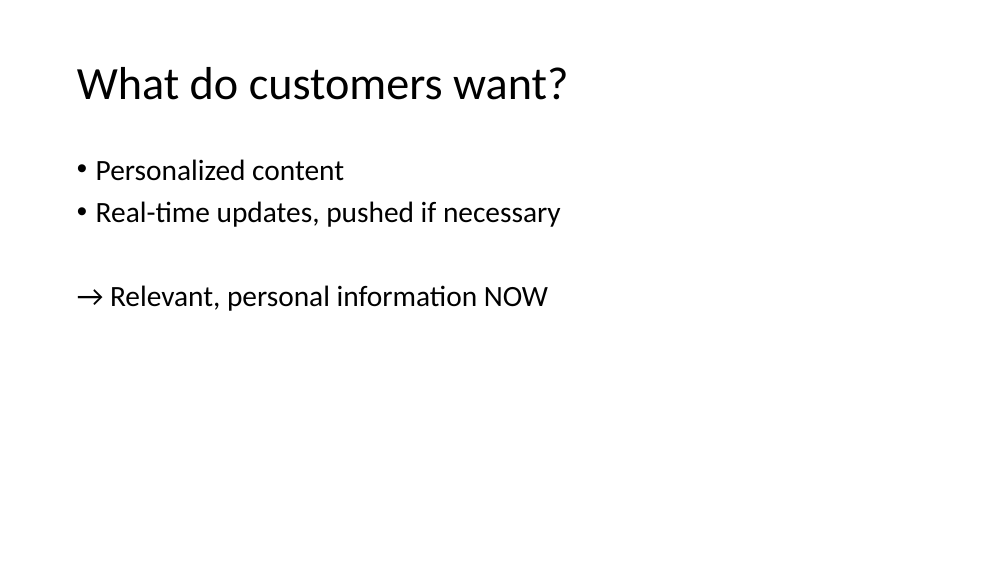
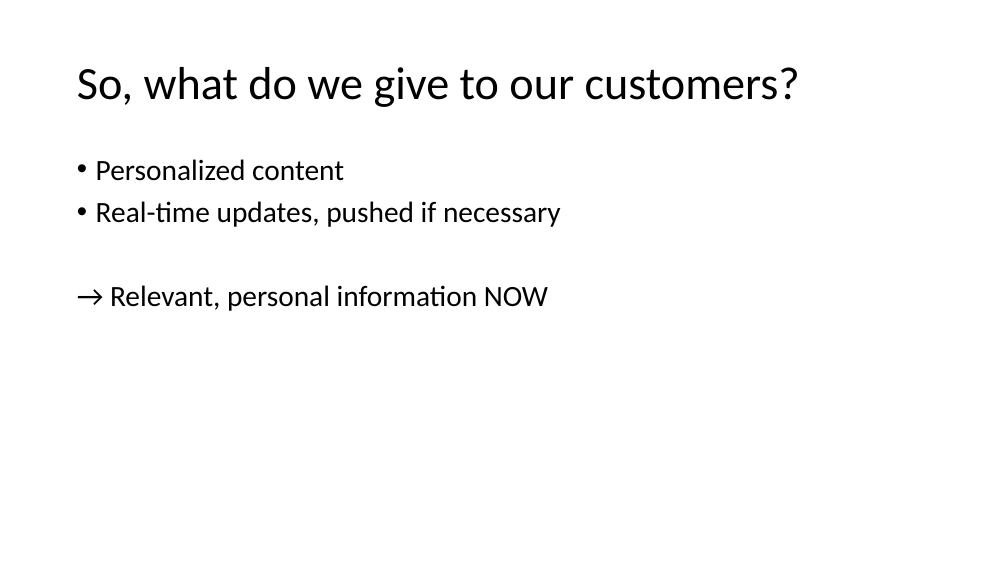
Before and after one commit to geerdink/fast-data, a slide deck: slide 7 of presentation/SparkING.pptx (slide 5 before the commit). Drawn at 1008x567 pixels with LibreOffice and Linux fonts; fonts in the diff are those of the drawing. Boxes give left, top, right and bottom in pixels: in the first picture for what was removed or moved away, otherwise in the second. Text is boxed around its words. In the diff, an @@ line names an element or a change of style, - is before the commit and + after.

```diff
--- a/presentation/SparkING.pptx
+++ b/presentation/SparkING.pptx
@@ title at [77, 67, 800, 107]: text changed @@
-What do customers want?
+So, what do we give to our customers?
```
Also in this commit, not shown: 3 other slides changed, 3 slides added, 1 slide removed.
